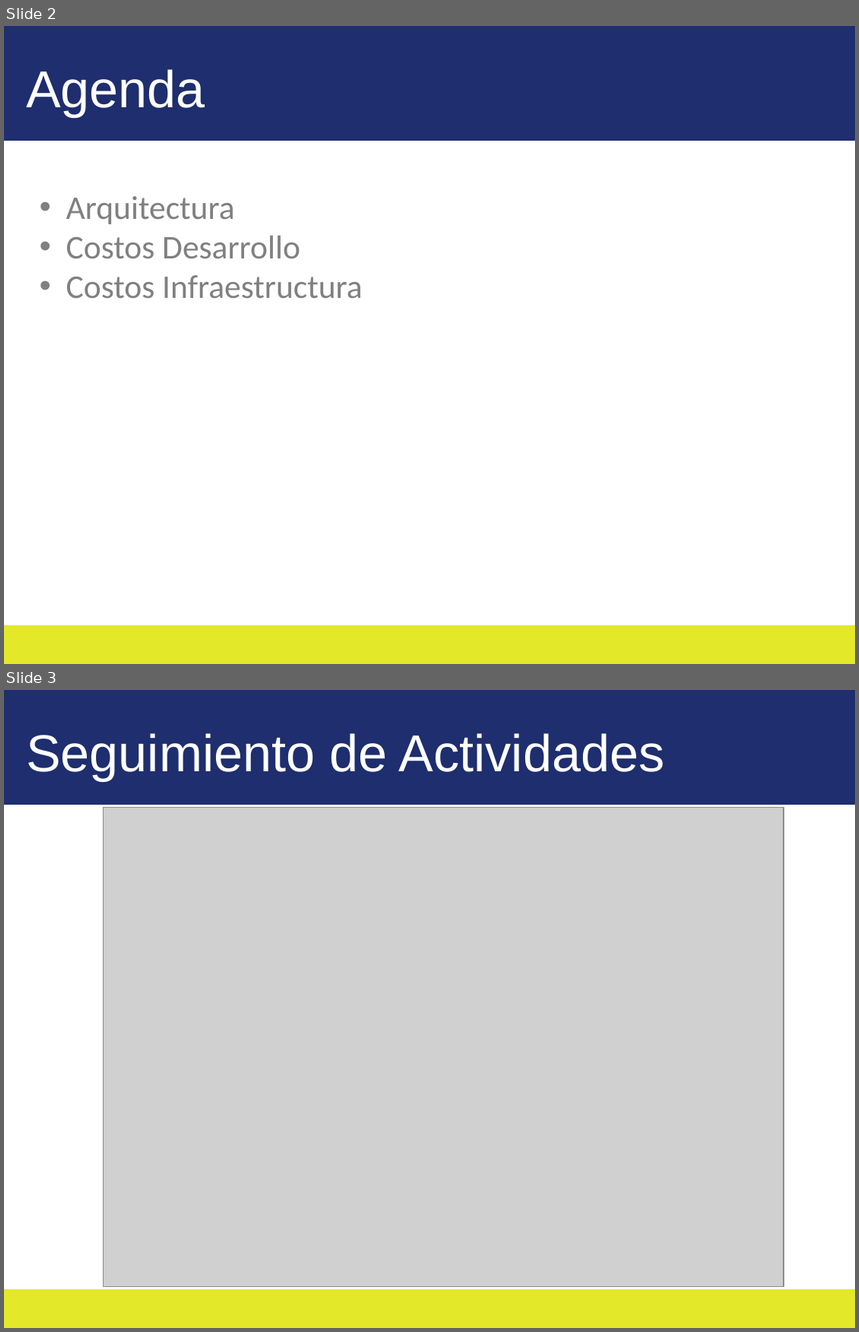
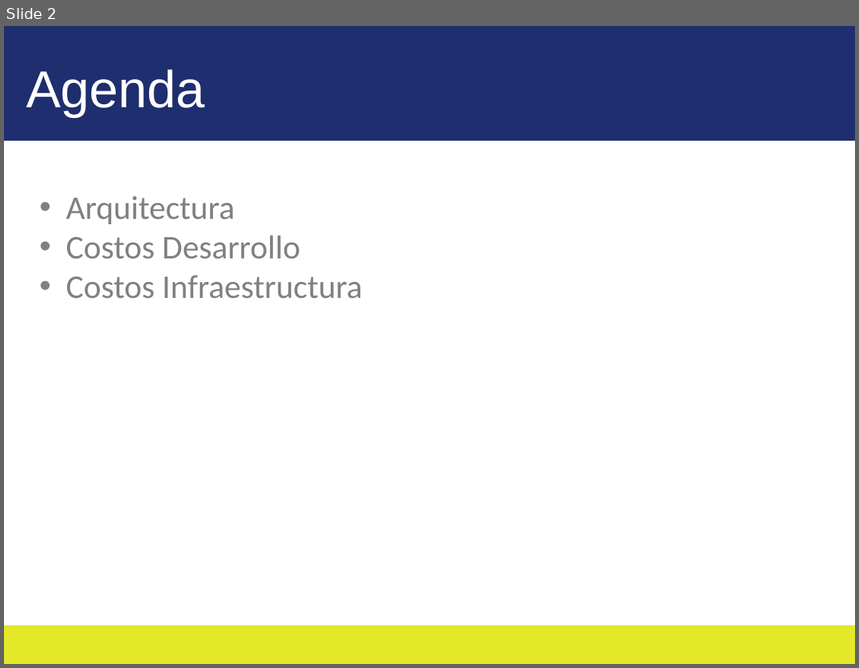
Before and after one commit to LuisPolo/ProyectoCore, a slide deck: Presentacion-kadabra.pptx. Shown one above the other, each under a label of ours: slides 2 and 3 before the commit, slide 2 after it. The pictures are 859x1332 and 859x668 pixels, drawn with LibreOffice and Linux fonts; fonts in the diff are those of the drawing; grey boxes stand for pictures; background and template pictures are left out. Boxes give left, top, right and bottom in pixels: in the first picture for what was removed or moved away, otherwise in the second. Text is boxed around its words. In the diff, an @@ line names an element or a change of style, - is before the commit and + after.

```diff
--- a/Presentacion-kadabra.pptx
+++ b/Presentacion-kadabra.pptx
@@ slide 3 removed at (4,690,855,1328), background #FFFFFF; not listed: 2 template elements that a slide beside it also shows @@
@@ text removed at (26,733,665,781) @@
-Seguimiento de Actividades
@@ picture removed at (104,808,784,1287) @@
```
Also in this commit, not shown: 1 slide changed, 6 slides added, 3 other slides removed, 1 other file.
